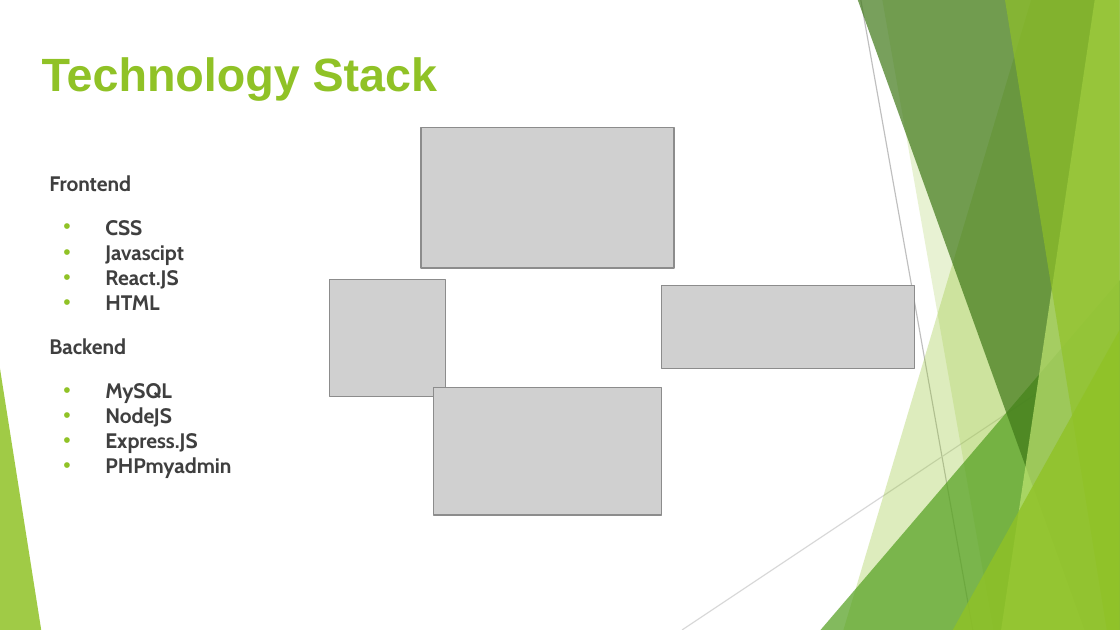
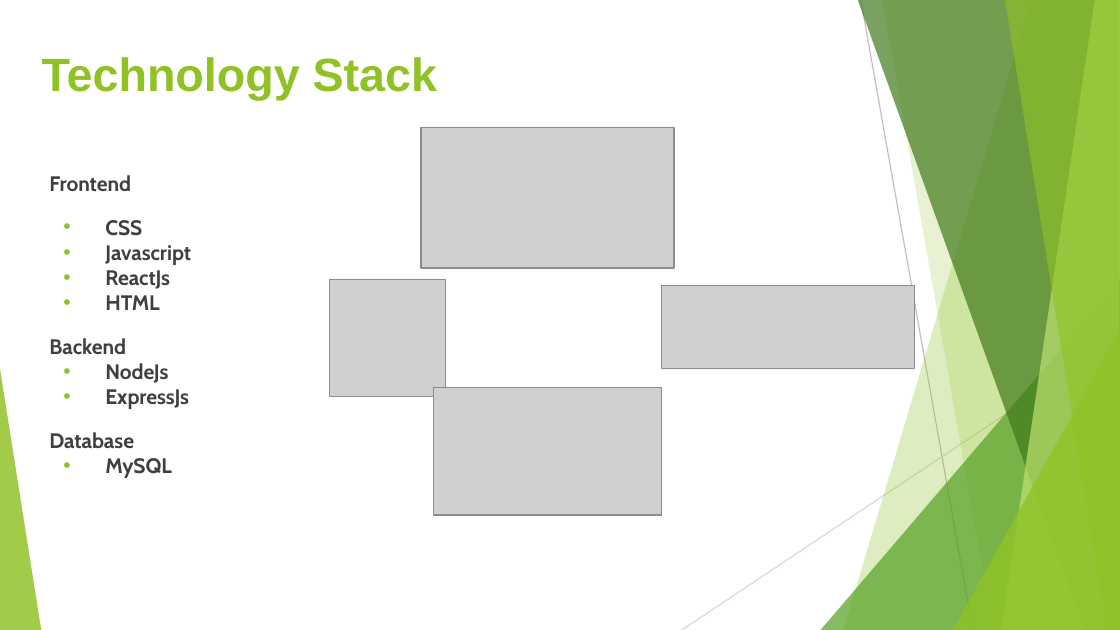
Before and after one commit to Sneakyhydra/On-The-Way, a slide deck: slide 8 of PPT and REPORT/On The Way.pptx. Drawn at 1120x630 pixels with LibreOffice and Linux fonts; fonts in the diff are those of the drawing; grey boxes stand for pictures. Boxes give left, top, right and bottom in pixels: in the first picture for what was removed or moved away, otherwise in the second. Text is boxed around its words. In the diff, an @@ line names an element or a change of style, - is before the commit and + after.

```diff
--- a/PPT and REPORT/On The Way.pptx
+++ b/PPT and REPORT/On The Way.pptx
@@ text at bbox=[105, 245, 191, 289]: text changed @@
-• Javascipt
-• React.JS
+• Javascript
+• ReactJs
@@ text at bbox=[49, 363, 189, 448]: paragraphs added @@
+• NodeJs
+• ExpressJs
+Database
@@ text at bbox=[105, 407, 231, 478]: paragraphs removed @@
-• NodeJS
-• Express.JS
-• PHPmyadmin
@@ text at bbox=[105, 458, 172, 478]: less space between paragraphs @@
```
Also in this commit, not shown: 14 other slides changed, 1 other file.
